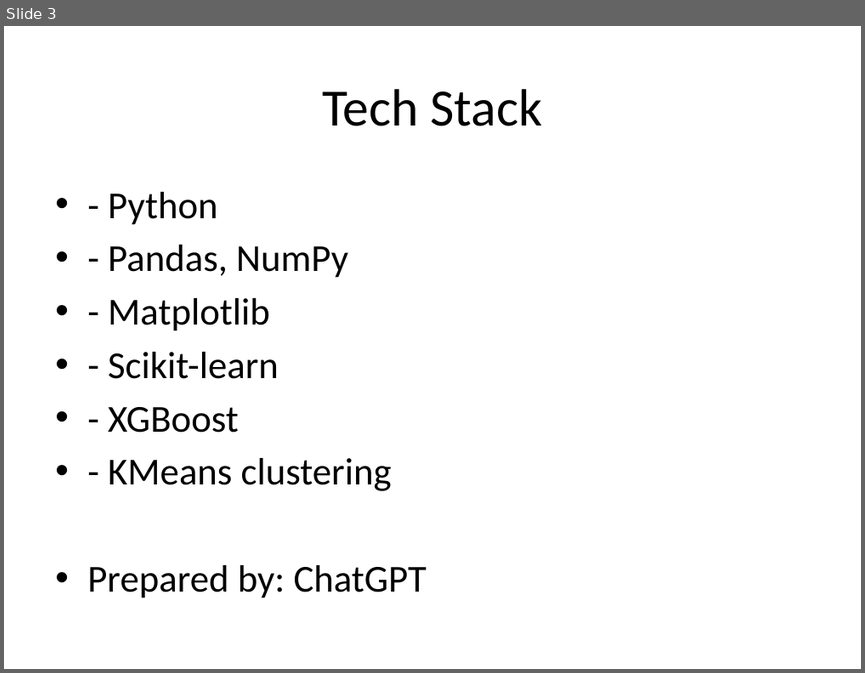
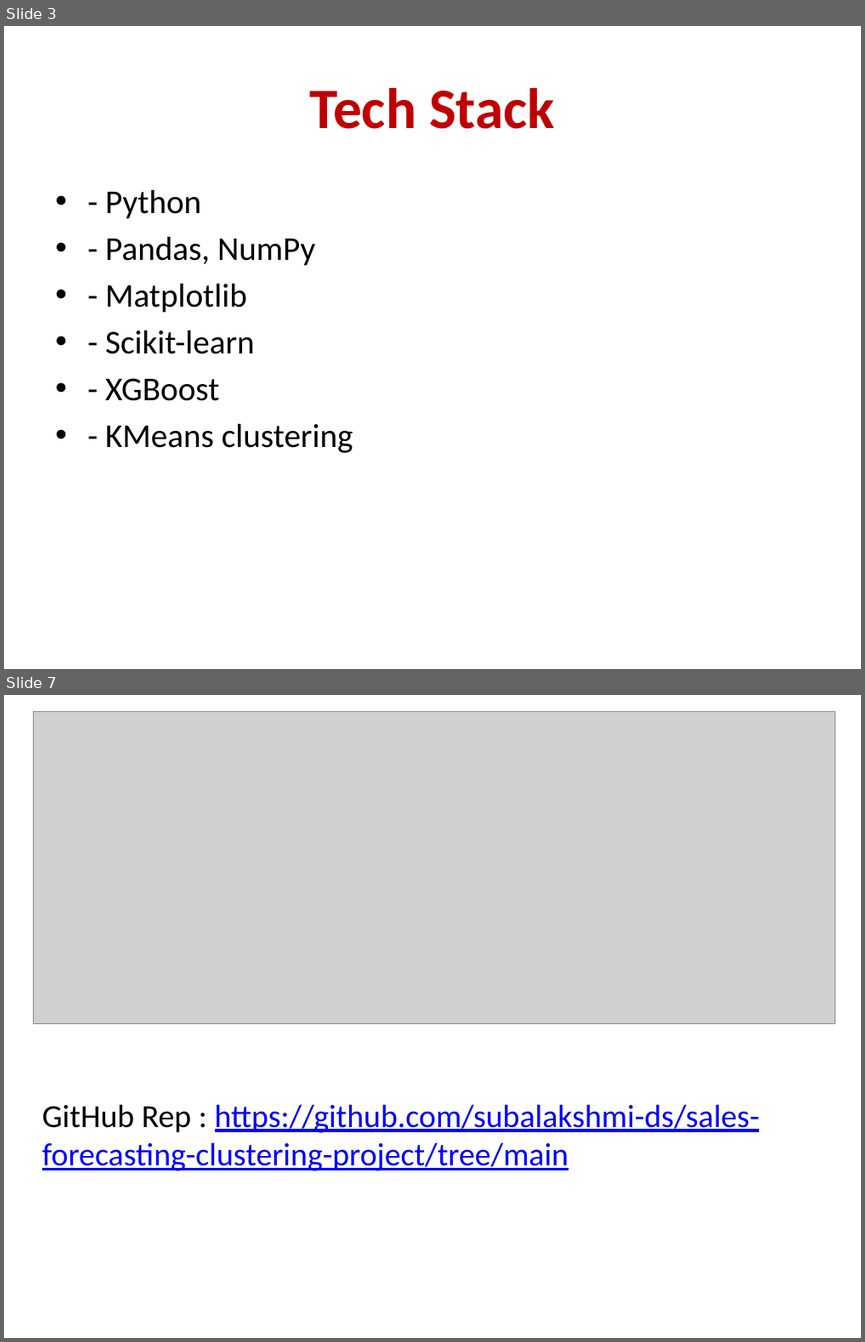
Before and after one commit to subalakshmi-ds/sales-forecasting-clustering-project, a slide deck: Sales_Project_Summary_PPT.pptx. Shown one above the other, each under a label of ours: slide 3 before the commit, slides 3 and 7 after it; the slides between them are not shown. The pictures are 865x673 and 865x1342 pixels, drawn with LibreOffice and Linux fonts; fonts in the diff are those of the drawing; grey boxes stand for pictures. Boxes give left, top, right and bottom in pixels: in the first picture for what was removed or moved away, otherwise in the second. Text is boxed around its words. In the diff, an @@ line names an element or a change of style, - is before the commit and + after.

```diff
--- a/Sales_Project_Summary_PPT.pptx
+++ b/Sales_Project_Summary_PPT.pptx
@@ slide 7 added at bbox=[4, 695, 861, 1338], background #FFFFFF @@
@@ picture added at bbox=[34, 711, 836, 1023] @@
@@ title added at bbox=[42, 1104, 760, 1171], 27 pt, text #0000FF, underline @@
+GitHub Rep : https://github.com/subalakshmi-ds/sales-forecasting-clustering-project/tree/main
@@ slide 3 changed as well @@
@@ title "Tech Stack" at bbox=[310, 88, 555, 129]: size 44 to 48 pt, text colour #000000 to #C00000, bold on @@
@@ text "- Python" at bbox=[105, 189, 353, 453]: size 32 to 28 pt @@
@@ text at bbox=[87, 565, 427, 598]: paragraph removed @@
-• Prepared by: ChatGPT
```
Also in this commit, not shown: 2 other slides changed, 3 other slides added, 1 other file.
